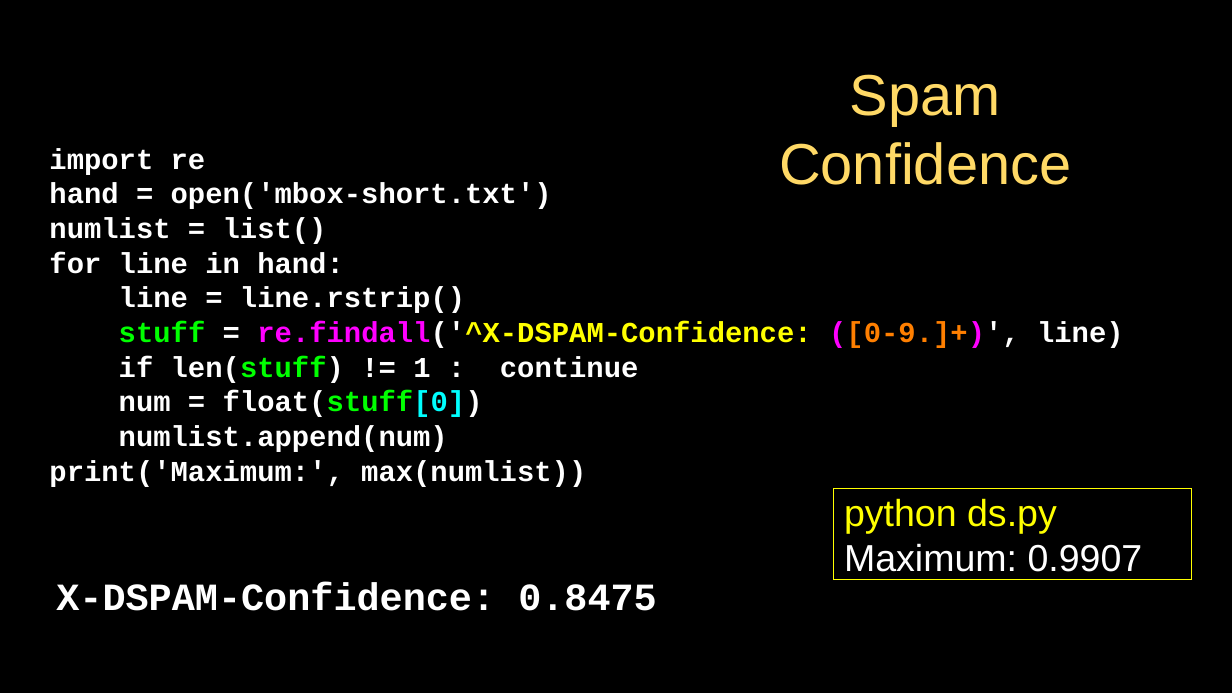
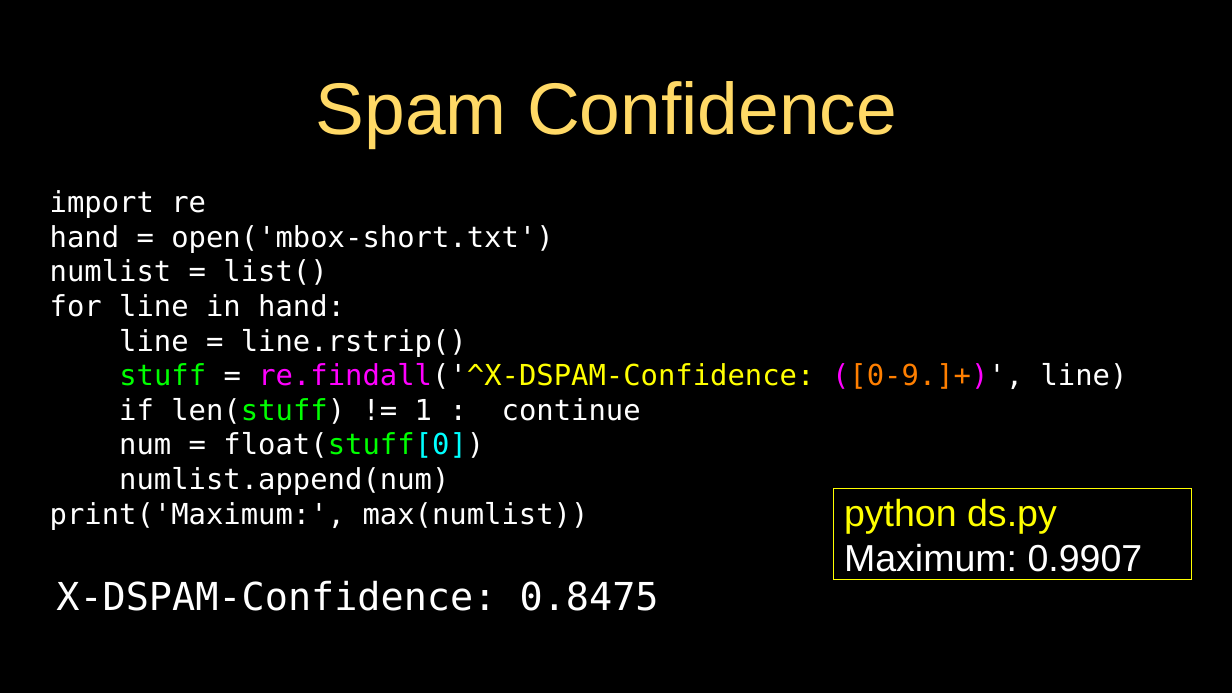
Before and after one commit to csev/py4e, a slide deck: slide 31 of lectures3/Pythonlearn-11-Regex.pptx (slide 32 before the commit). Drawn at 1232x693 pixels with LibreOffice and Linux fonts; fonts in the diff are those of the drawing. Boxes give left, top, right and bottom in pixels: in the first picture for what was removed or moved away, otherwise in the second. Text is boxed around its words. In the diff, an @@ line names an element or a change of style, - is before the commit and + after.

```diff
--- a/lectures3/Pythonlearn-11-Regex.pptx
+++ b/lectures3/Pythonlearn-11-Regex.pptx
@@ title "Spam Confidence": place and size @@
-title "Spam Confidence" at (779,74,1071,185)
+title "Spam Confidence" at (316,81,897,148)
@@ title "Spam Confidence" at (316,81,897,148): size 60 to 76 pt @@
@@ text "import re" at (50,190,1128,530): font Courier New to DejaVu Sans Mono, bold off @@
@@ text "import re": place and size @@
-text "import re" at (49,148,1124,487)
+text "import re" at (50,190,1128,530)
@@ text "X-DSPAM-Confidence: 0.8475" at (56,580,659,611): font Courier New to DejaVu Sans Mono, bold off @@
```
Also in this commit, not shown: 23 other slides changed, 1 slide removed, 1 other file.
